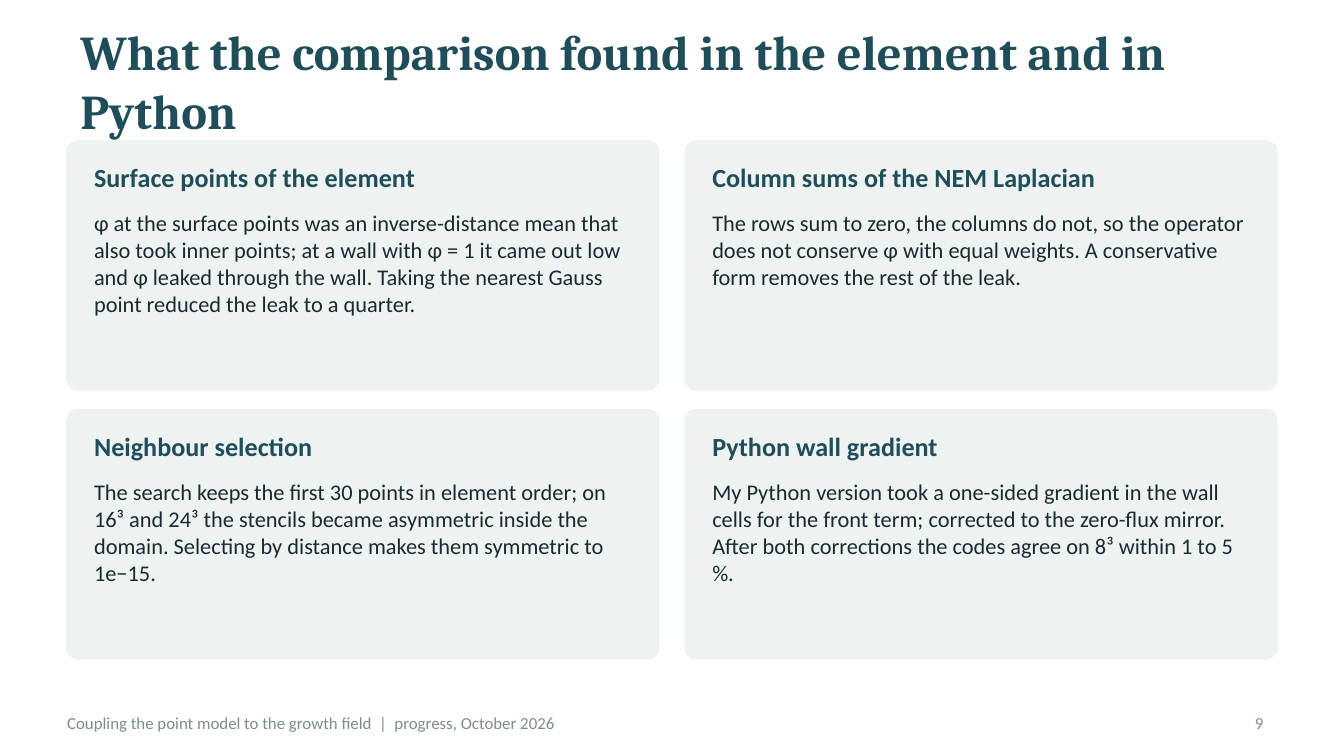
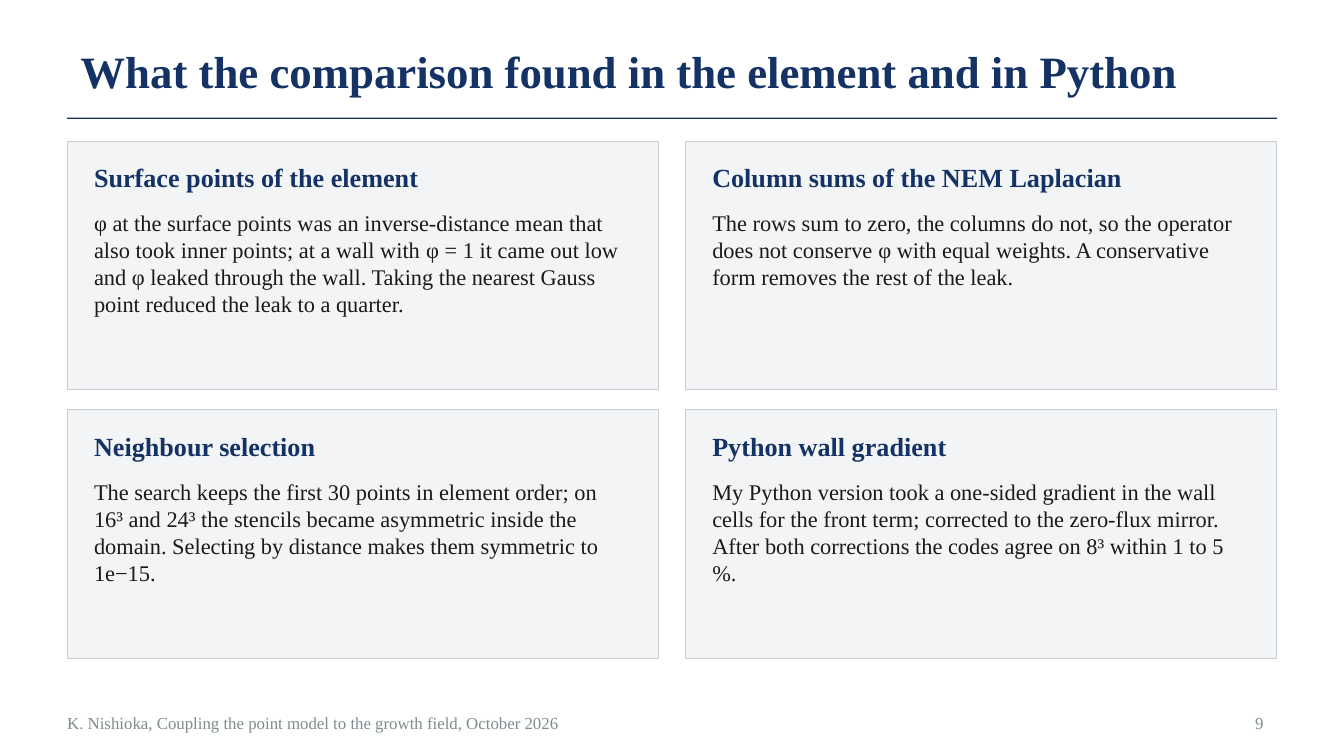
Before and after one commit to keisuke58/pde-fem-biofilm, a slide deck: slide 9 of slides_progress_2026-10.pptx. Drawn at 1344x756 pixels with LibreOffice and Linux fonts; fonts in the diff are those of the drawing. Boxes give left, top, right and bottom in pixels: in the first picture for what was removed or moved away, otherwise in the second. Text is boxed around its words. In the diff, an @@ line names an element or a change of style, - is before the commit and + after.

Commit message:
Progress deck (pptx) in the thesis style: Times, numbered captions, references

```diff
--- a/slides_progress_2026-10.pptx
+++ b/slides_progress_2026-10.pptx
@@ title "What the comparison found in ...": place and size @@
-title "What the comparison found in ..." at box(80, 35, 1165, 139)
+title "What the comparison found in ..." at box(80, 56, 1177, 98)
@@ title "What the comparison found in ..." at box(80, 56, 1177, 98): size 26 to 24 pt, font Cambria to Times New Roman, text colour #1F4E5A to #143264 @@
@@ line added from (67, 118) to (1277, 118), #143264 0.75 pt @@
@@ rounded rectangle to rectangle; fill #EEF3F2 to #F3F4F6; outline #EEF3F2 1 pt to #C9CED6 0.5 pt in 4 elements at box(67, 141, 659, 390), box(685, 141, 1277, 390), box(67, 410, 659, 659), box(685, 410, 1277, 659) @@
@@ font Calibri to Times New Roman, text colour #1F4E5A to #143264 in 4 elements at box(94, 168, 418, 193), box(712, 168, 1122, 193), box(94, 438, 315, 462), box(712, 438, 946, 462) @@
@@ font Calibri to Times New Roman, text colour #1B2A2F to #1A1A1A in 4 elements at box(94, 215, 619, 317), box(712, 215, 1231, 286), box(94, 484, 598, 582), box(712, 484, 1223, 559) @@
@@ text at box(67, 717, 559, 733): text changed; font Calibri to Times New Roman @@
-Coupling the point model to the growth field | progress, October 2026
+K. Nishioka, Coupling the point model to the growth field, October 2026
@@ page number at box(1255, 718, 1263, 729): font Calibri to Times New Roman @@
```
Also in this commit, not shown: 13 other slides changed, 1 slide added.
